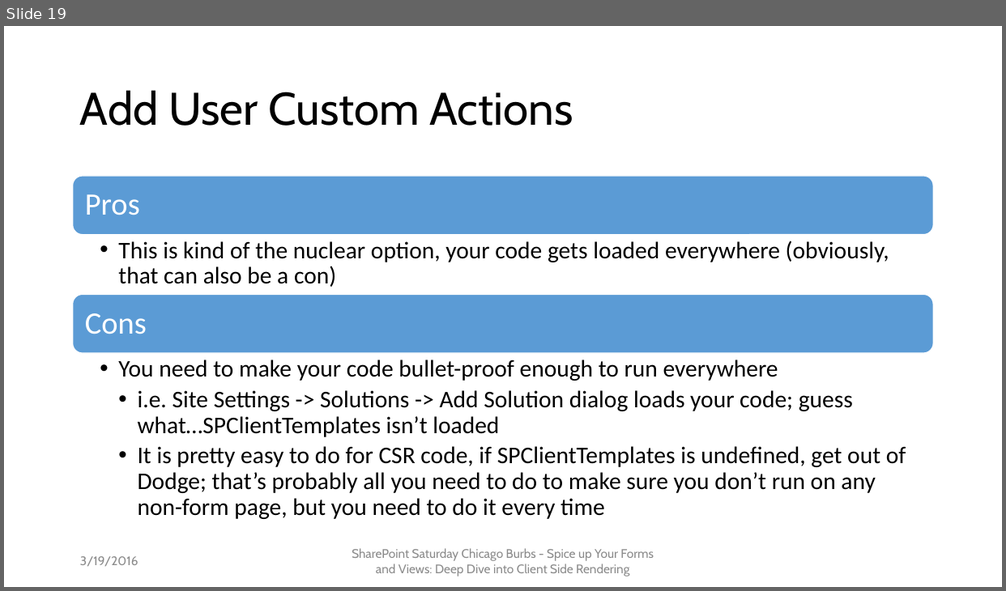
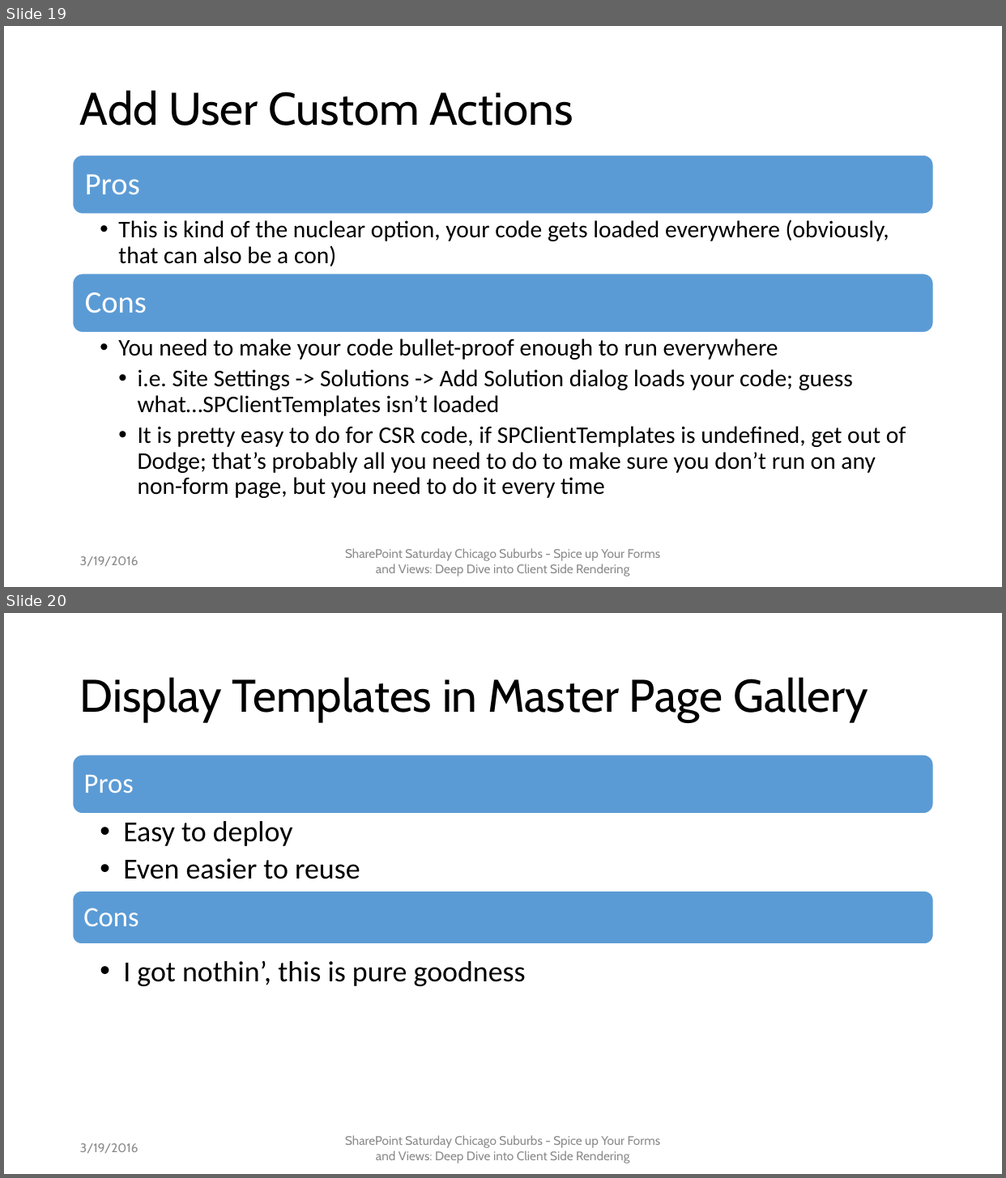
Before and after one commit to mcsheaj/CSRDemos, a slide deck: SPSChicagoBurbs.pptx. Shown one above the other, each under a label of ours: slide 19 before the commit, slides 19 and 20 after it. The pictures are 1006x591 and 1006x1178 pixels, drawn with LibreOffice and Linux fonts; fonts in the diff are those of the drawing; background and template pictures are left out. Boxes give left, top, right and bottom in pixels: in the first picture for what was removed or moved away, otherwise in the second. Text is boxed around its words. In the diff, an @@ line names an element or a change of style, - is before the commit and + after.

```diff
--- a/SPSChicagoBurbs.pptx
+++ b/SPSChicagoBurbs.pptx
@@ slide 20 added at (x1=4, y1=613, x2=1002, y2=1174), background picture (left out) @@
@@ title added at (x1=80, y1=677, x2=868, y2=722), 44 pt, text #000000 @@
+Display Templates in Master Page Gallery
@@ group added at (x1=73, y1=755, x2=934, y2=986): 4 texts, 2 rounded rectangles @@
+Pros
+  •• Easy to deploy
+  •• Even easier to reuse
+Cons
+  •• I got nothin’, this is pure goodness
@@ text added at (x1=80, y1=1144, x2=138, y2=1153), 12 pt, text #8C8C8C @@
+3/19/2016
@@ text added at (x1=345, y1=1135, x2=661, y2=1164), 12 pt, text #8C8C8C @@
+SharePoint Saturday Chicago Suburbs - Spice up Your Forms and Views: Deep Dive into Client Side Rendering
@@ slide 19 changed as well @@
@@ 4 texts, 2 rounded rectangles moved together from (x1=73, y1=176, x2=934, y2=519) to (x1=73, y1=155, x2=934, y2=498) @@
@@ text at (x1=345, y1=548, x2=661, y2=577): text changed @@
-SharePoint Saturday Chicago Burbs - Spice up Your Forms and Views: Deep Dive into Client Side Rendering
+SharePoint Saturday Chicago Suburbs - Spice up Your Forms and Views: Deep Dive into Client Side Rendering
```
Also in this commit, not shown: 23 other slides changed, 1 other file.
